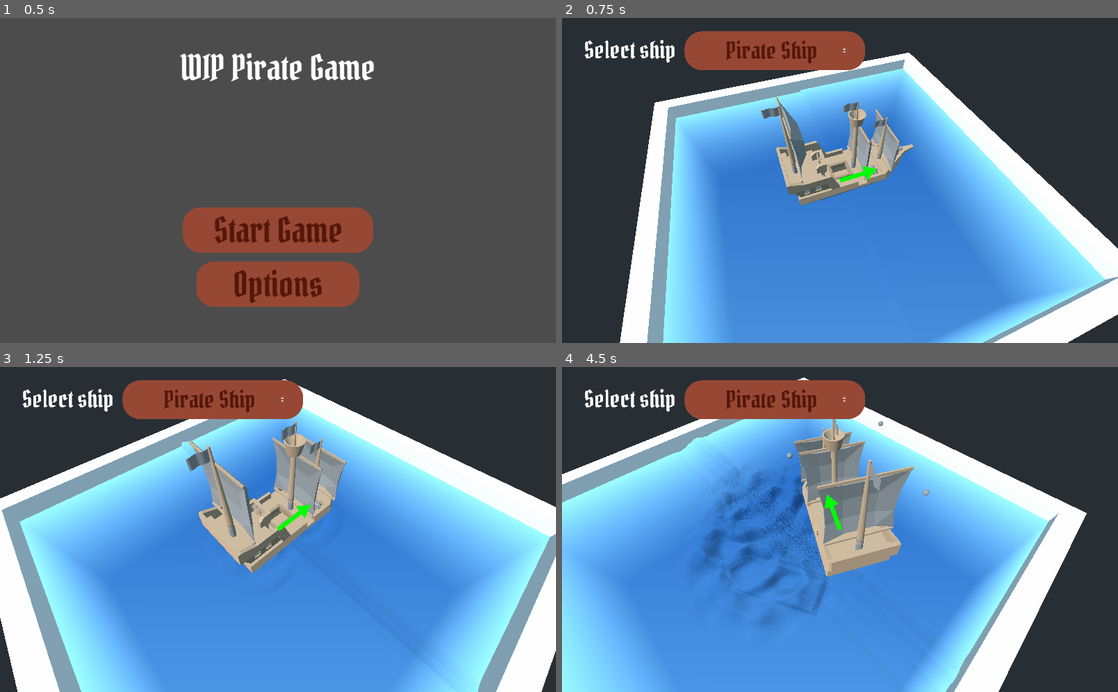
Above: before the commit, frames 1-4 (two rows, left to right).
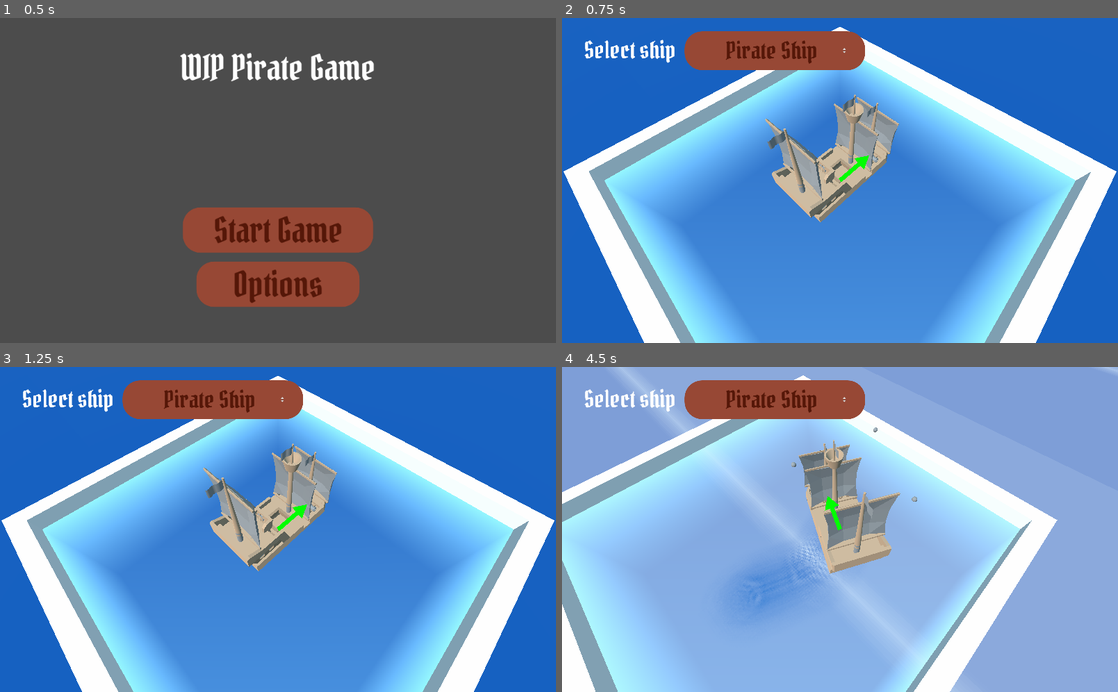
Above: after the commit, the same moments.

Repository: last-genius/gamedev_project
Game: Godot game, scene res://scenes/ui_startscreen.tscn
Same seed, same stepped clock (60 frames per second), same inputs: the game is played once before the commit and once after it.
Inputs (mouse positions are in pixels of both pictures, inside the frame that each line leads up to):
- Up to frame 1 (0.5 s): no input
- Up to frame 2 (0.75 s): click "Start Game" at 0.5 s
- Up to frame 3 (1.25 s): no input
- Up to frame 4 (4.5 s): move the mouse to (962, 513) at 1.27 s; hold D (move_right) 1.28-2.03 s; hold F (aim) 1.28-2.03 s; click (962, 513) at 1.42 s; move the mouse to (728, 545) at 2.02 s; hold S (move_back) 2.03-2.78 s; tap G (fire) at 2.1 s; move the mouse to (895, 458) at 2.77 s; hold D (move_right) 2.78-3.53 s; hold Shift (sprint) 2.78-3.53 s; move the mouse to (812, 594) at 3.52 s; hold W (move_forward) 3.53-4.28 s; tap F (aim) at 3.6 s; click (812, 594) at 3.67 s; move the mouse to (1006, 578) at 4.27 s; hold A (move_left) from 4.28 s (still down); hold G (fire) from 4.28 s (still down)

Frame 1 is identical in both runs. In frame 2, 62% of the frame differs, in the area x 0-100%, y 0-100%; in frame 3, 52%; in frame 4, 92%.

Commit message:
Add automatic water tiling

Diff:
--- a/Main.tscn
+++ b/Main.tscn
@@ -1,7 +1,6 @@
-[gd_scene load_steps=30 format=2]
+[gd_scene load_steps=19 format=2]
 
-[ext_resource path="res://shaders/simulation.shader" type="Shader" id=1]
-[ext_resource path="res://shaders/render.shader" type="Shader" id=2]
+[ext_resource path="res://scripts/water_manager.gd" type="Script" id=2]
 [ext_resource path="res://assets/ship_models/RacingBoat.tscn" type="PackedScene" id=3]
 [ext_resource path="res://scripts/camera_follow.gd" type="Script" id=4]
 [ext_resource path="res://materials/collision_red.material" type="Material" id=5]
@@ -13,47 +12,6 @@
 [ext_resource path="res://assets/models/cannon_ball.tscn" type="PackedScene" id=11]
 
 [sub_resource type="BoxShape" id=24]
-
-[sub_resource type="Environment" id=22]
-background_mode = 1
-
-[sub_resource type="ViewportTexture" id=12]
-viewport_path = NodePath("CollisionViewport")
-
-[sub_resource type="ViewportTexture" id=11]
-viewport_path = NodePath("SimulationViewport")
-
-[sub_resource type="ShaderMaterial" id=1]
-resource_local_to_scene = true
-shader = ExtResource( 1 )
-shader_param/phase = 0.18
-shader_param/attenuation = 0.995
-shader_param/deltaUV = 2.3
-shader_param/col_position = null
-shader_param/simulation_texture = SubResource( 11 )
-shader_param/collision_texture = SubResource( 12 )
-
-[sub_resource type="ViewportTexture" id=28]
-viewport_path = NodePath("CollisionViewport")
-
-[sub_resource type="ViewportTexture" id=23]
-viewport_path = NodePath("SimulationViewport")
-
-[sub_resource type="ShaderMaterial" id=8]
-resource_local_to_scene = true
-shader = ExtResource( 2 )
-shader_param/amplitude = 1.0
-shader_param/murkiness = 0.25
-shader_param/shallow_water_color = Vector3( 0.27, 0.682, 1 )
-shader_param/deep_water_color = Vector3( 0, 0.0823, 0.34 )
-shader_param/waves_color = Vector3( 0.7, 0.7, 0.7 )
-shader_param/sim_tex = SubResource( 23 )
-shader_param/col_tex = SubResource( 28 )
-
-[sub_resource type="PlaneMesh" id=2]
-size = Vector2( 20, 20 )
-subdivide_width = 500
-subdivide_depth = 500
 
 [sub_resource type="CylinderShape" id=27]
 height = 10.0
@@ -106,12 +64,6 @@
 "values": [ Vector3( 0, 3, 0 ) ]
 }
 
-[sub_resource type="ViewportTexture" id=20]
-viewport_path = NodePath("CollisionViewport")
-
-[sub_resource type="ViewportTexture" id=21]
-viewport_path = NodePath("SimulationViewport")
-
 [node name="Main" type="Spatial"]
 
 [node name="DirectionalLight" type="DirectionalLight" parent="."]
@@ -131,40 +83,14 @@
 script = ExtResource( 10 )
 cannonball_model = ExtResource( 11 )
 
-[node name="CollisionViewport" type="Viewport" parent="."]
-size = Vector2( 512, 512 )
-handle_input_locally = false
-render_target_update_mode = 3
-
-[node name="Camera" type="Camera" parent="CollisionViewport"]
-transform = Transform( 1, 0, 0, 0, -4.37114e-08, -1, 0, 1, -4.37114e-08, 0, -10, 0 )
-cull_mask = 524288
-environment = SubResource( 22 )
-projection = 1
-size = 20.0
-far = 10.0
-
-[node name="SimulationViewport" type="Viewport" parent="."]
-size = Vector2( 512, 512 )
-handle_input_locally = false
-hdr = false
-render_target_clear_mode = 2
-render_target_update_mode = 3
-
-[node name="ColorRect" type="ColorRect" parent="SimulationViewport"]
-material = SubResource( 1 )
-anchor_right = 1.0
-anchor_bottom = 1.0
-color = Color( 0, 0, 0, 1 )
-
-[node name="Water" type="MeshInstance" parent="."]
-material_override = SubResource( 8 )
-mesh = SubResource( 2 )
+[node name="WaterManager" type="Spatial" parent="."]
+script = ExtResource( 2 )
+tile_size = 35
 
 [node name="Camera Pivot" type="Spatial" parent="."]
 
 [node name="Camera" type="Camera" parent="Camera Pivot"]
-transform = Transform( 9.27258e-08, -0.707107, 0.707107, 9.27258e-08, 0.707107, 0.707107, -1, 0, 1.31134e-07, 12, 15, 0 )
+transform = Transform( 1, 0, 0, 0, -4.37114e-08, 1, 0, -1, -4.37114e-08, 12, 15, 0 )
 cull_mask = 524287
 current = true
 script = ExtResource( 4 )
@@ -219,10 +145,8 @@
 
 [node name="DebugCollision" type="Sprite3D" parent="Debug"]
 transform = Transform( 0.041057, -0.265157, 0.963331, -0.0182763, 0.963783, 0.26606, -0.99899, -0.0285297, 0.0347239, 0.615074, 7.8207, 11.2666 )
-texture = SubResource( 20 )
 
 [node name="DebugSimulation" type="Sprite3D" parent="Debug"]
 transform = Transform( 0.041057, -0.265157, 0.963331, -0.0182763, 0.963783, 0.26606, -0.99899, -0.0285297, 0.0347239, 0.615074, 7.8207, -8.7733 )
-texture = SubResource( 21 )
 
 [connection signal="model_changed" from="HUD" to="PlayerSpawner" method="_on_HUD_model_changed"]
--- a/project.godot
+++ b/project.godot
@@ -104,4 +104,5 @@
 
 [rendering]
 
+gles3/shaders/shader_compilation_mode=1
 environment/default_environment="res://default_env.tres"
--- /dev/null
+++ b/scenes/WaterTile.tscn
@@ -0,0 +1,93 @@
+[gd_scene load_steps=14 format=2]
+
+[ext_resource path="res://shaders/render.shader" type="Shader" id=1]
+[ext_resource path="res://shaders/simulation.shader" type="Shader" id=2]
+
+[sub_resource type="Environment" id=29]
+background_mode = 1
+
+[sub_resource type="ViewportTexture" id=12]
+viewport_path = NodePath("CollisionViewport")
+
+[sub_resource type="ViewportTexture" id=11]
+viewport_path = NodePath("SimulationViewport")
+
+[sub_resource type="ShaderMaterial" id=30]
+resource_local_to_scene = true
+shader = ExtResource( 2 )
+shader_param/phase = 0.18
+shader_param/attenuation = 0.995
+shader_param/deltaUV = 2.3
+shader_param/col_position = null
+shader_param/simulation_texture = SubResource( 11 )
+shader_param/collision_texture = SubResource( 12 )
+
+[sub_resource type="ViewportTexture" id=28]
+viewport_path = NodePath("CollisionViewport")
+
+[sub_resource type="ViewportTexture" id=23]
+viewport_path = NodePath("SimulationViewport")
+
+[sub_resource type="ShaderMaterial" id=31]
+resource_local_to_scene = true
+shader = ExtResource( 1 )
+shader_param/amplitude = 1.0
+shader_param/murkiness = 0.25
+shader_param/shallow_water_color = Vector3( 0.27, 0.682, 1 )
+shader_param/deep_water_color = Vector3( 0, 0.0823, 0.34 )
+shader_param/waves_color = Vector3( 0.7, 0.7, 0.7 )
+shader_param/sim_tex = SubResource( 23 )
+shader_param/col_tex = SubResource( 28 )
+
+[sub_resource type="PlaneMesh" id=32]
+size = Vector2( 35, 35 )
+
+[sub_resource type="ViewportTexture" id=33]
+viewport_path = NodePath("CollisionViewport")
+
+[sub_resource type="ViewportTexture" id=34]
+viewport_path = NodePath("SimulationViewport")
+
+[sub_resource type="ShaderMaterial" id=35]
+resource_local_to_scene = true
+shader = ExtResource( 1 )
+shader_param/amplitude = 1.0
+shader_param/murkiness = 0.01
+shader_param/shallow_water_color = Vector3( 0.27, 0.682, 1 )
+shader_param/deep_water_color = Vector3( 0, 0.0823, 0.34 )
+shader_param/waves_color = Vector3( 0.7, 0.7, 0.7 )
+shader_param/sim_tex = SubResource( 34 )
+shader_param/col_tex = SubResource( 33 )
+
+[node name="WaterTile" type="Spatial"]
+
+[node name="CollisionViewport" type="Viewport" parent="."]
+size = Vector2( 512, 512 )
+handle_input_locally = false
+render_target_update_mode = 3
+
+[node name="Camera" type="Camera" parent="CollisionViewport"]
+transform = Transform( 1, 0, 0, 0, -4.37114e-08, -1, 0, 1, -4.37114e-08, 0, -10, 0 )
+cull_mask = 524288
+environment = SubResource( 29 )
+projection = 1
+size = 35.0
+far = 10.0
+
+[node name="SimulationViewport" type="Viewport" parent="."]
+size = Vector2( 512, 512 )
+handle_input_locally = false
+hdr = false
+render_target_clear_mode = 2
+render_target_update_mode = 3
+
+[node name="ColorRect" type="ColorRect" parent="SimulationViewport"]
+material = SubResource( 30 )
+anchor_right = 1.0
+anchor_bottom = 1.0
+color = Color( 0, 0, 0, 1 )
+
+[node name="Water" type="MeshInstance" parent="."]
+material_override = SubResource( 31 )
+mesh = SubResource( 32 )
+material/0 = SubResource( 35 )
--- a/scripts/camera_follow.gd
+++ b/scripts/camera_follow.gd
@@ -1,7 +1,7 @@
 extends Camera
 
 var player
-export var offset = Vector3(5, 10, 5)
+export var offset = Vector3(5, 12, 5)
 export var camera_speed = 5.0
 
 
@@ -11,6 +11,5 @@
 
 func _physics_process(delta: float) -> void:
 	var target_position = player.global_translation + offset
-	var smoothed_position = global_translation.linear_interpolate(target_position, camera_speed * delta)
-
-	look_at_from_position(smoothed_position, player.global_translation, Vector3.UP)
+	#var smoothed_position = global_translation.linear_interpolate(target_position, camera_speed * delta)
+	look_at_from_position(target_position, player.global_translation, Vector3.UP)
--- a/scripts/player_controller.gd
+++ b/scripts/player_controller.gd
@@ -10,7 +10,6 @@
 
 export var velocity = Vector3.ZERO
 onready var camera: Camera = $"../Camera Pivot/Camera"
-onready var sim_tex: ColorRect = $"../SimulationViewport/ColorRect"
 
 
 func _physics_process(delta):
--- /dev/null
+++ b/scripts/water_manager.gd
@@ -0,0 +1,63 @@
+extends Spatial
+
+
+var water_tile = preload("res://scenes/WaterTile.tscn")
+export var tile_size = 20
+onready var player: KinematicBody = $"../PlayerSpawner"
+
+var tiles = {}
+var prev_tile = null
+
+
+func _process(_delta):
+	var player_pos = get_player_position()
+	var new_tiles = get_neighboring_tiles(player_pos)
+
+	if !new_tiles.empty():
+		#print("Spawning new water tiles\n\tposition: ", player_pos, "\n\ttiles: ", new_tiles)
+		for pos in new_tiles:
+			if !(pos in tiles):
+				tiles[pos] = water_tile.instance()
+				add_child(tiles[pos])
+				change_position(tiles[pos], pos)
+
+		for pos in tiles.keys():
+			if !(pos in new_tiles):
+				tiles[pos].queue_free()
+				tiles.erase(pos)
+				pass
+
+		#print("\n\n Tiles currently: ", tiles)
+
+
+func change_position(tile, position):
+	tile.global_translation.x = position.x
+	tile.global_translation.z = position.y
+	var col_viewport = tile.get_node("CollisionViewport/Camera")
+	col_viewport.global_translation.x = position.x
+	col_viewport.global_translation.z = position.y
+
+
+func get_player_position():
+	return Vector2(player.global_translation.x, player.global_translation.z)
+
+
+func get_neighboring_tiles(position: Vector2):
+	var neighbors = []
+
+	# Calculate the tile the player is positioned in currently
+	var center = (position / tile_size).abs().floor() * position.sign()
+	center.x += 1.0*sign(position.x) if (fmod(abs(position.x), tile_size) > (tile_size/2)) else 0.0
+	center.y += 1.0*sign(position.y) if (fmod(abs(position.y), tile_size) > (tile_size/2)) else 0.0
+
+	# If the player has moved into a new tile
+	if center != prev_tile:
+		prev_tile = center
+
+		# Then calculate the neighboring tiles
+		#print(position, center)
+		for i in [-1, 0, 1]:
+			for j in [-1, 0, 1]:
+				neighbors.append((center + Vector2(i, j)) * tile_size)
+
+	return neighbors
--- a/shaders/render.shader
+++ b/shaders/render.shader
@@ -34,14 +34,14 @@
 	vec4 refracted_tex = texture(SCREEN_TEXTURE, new_normal);
 	ALBEDO = mix(refracted_tex.xyz, mixed_colors, 0.9); */
 
-	ALBEDO = mix(deep_water_color, shallow_water_color, depth);
-	//ALBEDO = mix(mix(deep_water_color, shallow_water_color, depth), waves_color, input.r);
-	NORMAL = normal;
+	//ALBEDO = mix(deep_water_color, shallow_water_color, depth);
+	ALBEDO = mix(mix(deep_water_color, shallow_water_color, depth), waves_color, input.r);
+	//NORMAL = normal;
 }
 
 void vertex() {
-	if (texture(col_tex, UV).r == 0.0f) {
+	/*if (texture(col_tex, UV).r == 0.0f) {
 		vec4 input = texture(sim_tex, UV);
 		VERTEX.y += amplitude * input.r * NORMAL.y;
-	}
+	}*/
 }
